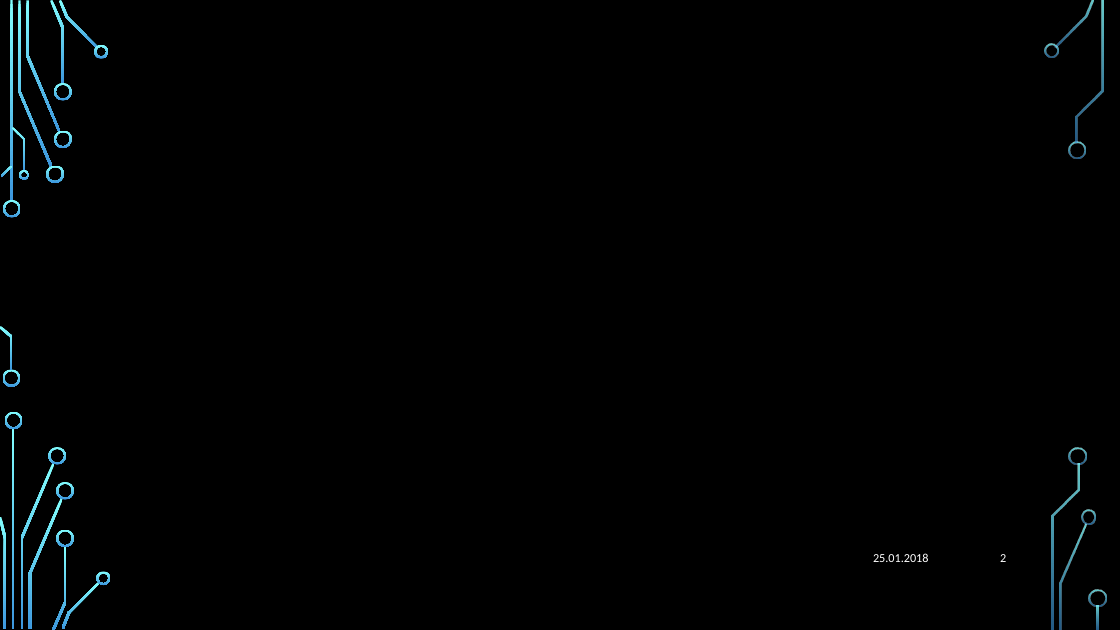
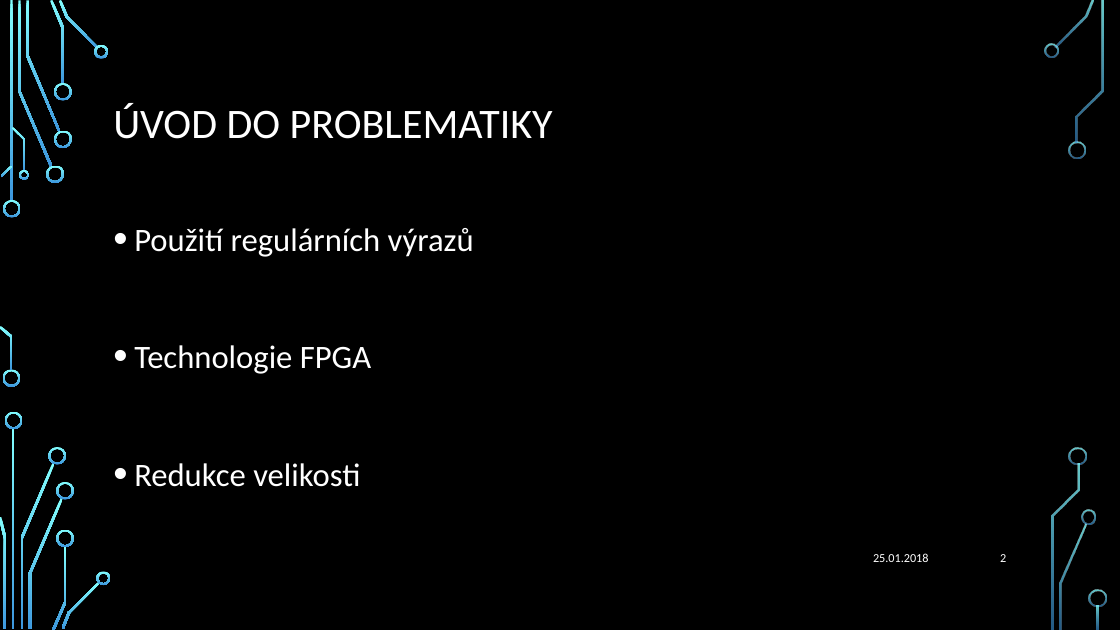
Before and after one commit to MartinDvorak/IP1, a slide deck: slide 2 of IP1.pptx. Drawn at 1120x630 pixels with LibreOffice and Linux fonts; fonts in the diff are those of the drawing; background and template pictures are left out. Boxes give left, top, right and bottom in pixels: in the first picture for what was removed or moved away, otherwise in the second. Text is boxed around its words. In the diff, an @@ line names an element or a change of style, - is before the commit and + after.

```diff
--- a/IP1.pptx
+++ b/IP1.pptx
@@ title "ÚVOD DO PROBLEMATIKY" at (x1=113, y1=103, x2=553, y2=139): text colour #000000 to #FFFFFF @@
@@ text "Použití regulárních výrazů" at (x1=134, y1=228, x2=474, y2=487): text colour #000000 to #FFFFFF @@
```
Also in this commit, not shown: 10 other slides changed.
